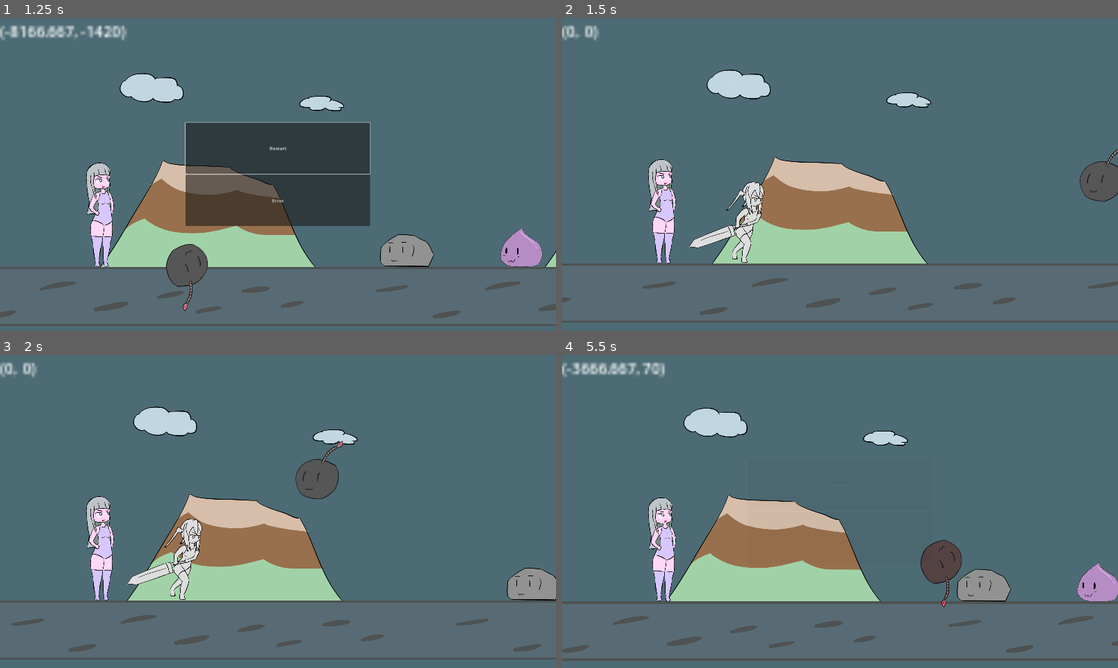
Above: before the commit, frames 1-4 (two rows, left to right).
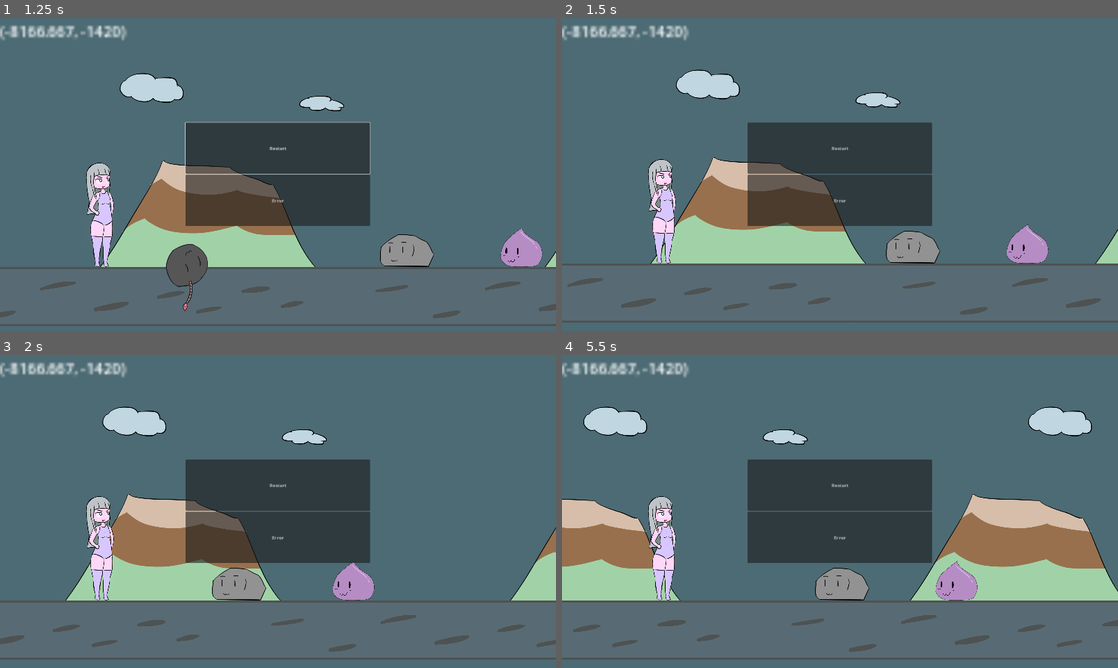
Above: after the commit, the same moments.

Repository: BeatMil/Animurun
Game: Godot game, scene res://Scenes/Forest.tscn
The game is run twice, just before and just after one commit, with the same random seed, the same clock (stepped at 60 frames per second) and the same inputs.
Inputs (mouse positions are in pixels of both pictures, inside the frame that each line leads up to):
- Up to frame 1 (1.25 s): hold D (move_right) from 0.53 s (still down); hold J (attack) from 0.53 s (still down); tap Space (jump) at 0.77 s
- Up to frame 2 (1.5 s): release D (move_right) at 1.25 s; release J (attack) at 1.25 s; click "Restart" at 1.25 s
- Up to frame 3 (2 s): no input
- Up to frame 4 (5.5 s): click (840, 536) at 2 s, where only the run after the commit has a clickable "Error"; click "Restart" at 2.75 s; click (840, 486) at 3.5 s, where only the run after the commit has a clickable "Restart"; click "Restart" at 4.25 s; hold D (move_right) from 5.03 s (still down); tap K (block) at 5.1 s; tap Space (jump) at 5.27 s

Frame 1 is identical in both runs. In frame 2, 21% of the frame differs, in the area x 0-100%, y 2-95%; in frame 3, 22%; in frame 4, 37%, in the area x 0-100%, y 2-98%.

Commit message:
Add pause_menu

Diff:
--- a/Scenes/Forest.tscn
+++ b/Scenes/Forest.tscn
@@ -22,7 +22,8 @@
 [ext_resource type="Texture2D" uid="uid://bc8aor20lysxc" path="res://Media/sprites/chiichan_dodge.png" id="18_cd6wo"]
 [ext_resource type="AudioStream" uid="uid://b030i7g3mmmse" path="res://Media/sfx/smol_jump.wav" id="18_vfpg0"]
 [ext_resource type="Script" path="res://scripts/Wall.gd" id="20_himey"]
-[ext_resource type="Script" path="res://scripts/DedMenu.gd" id="23_d47am"]
+[ext_resource type="PackedScene" uid="uid://crqfbet1r6xbr" path="res://Scenes/ded_menu.tscn" id="23_6ahis"]
+[ext_resource type="PackedScene" uid="uid://blolwrddpaefy" path="res://Scenes/pause_menu.tscn" id="24_vciyu"]
 
 [sub_resource type="GDScript" id="GDScript_t755h"]
 script/source = "extends ParallaxLayer
@@ -1198,67 +1199,6 @@
 "shake": SubResource("Animation_giwag")
 }
 
-[sub_resource type="Animation" id="Animation_sl5fl"]
-length = 0.001
-tracks/0/type = "value"
-tracks/0/imported = false
-tracks/0/enabled = true
-tracks/0/path = NodePath(".:modulate")
-tracks/0/interp = 1
-tracks/0/loop_wrap = true
-tracks/0/keys = {
-"times": PackedFloat32Array(0),
-"transitions": PackedFloat32Array(1),
-"update": 0,
-"values": [Color(1, 1, 1, 0)]
-}
-tracks/1/type = "value"
-tracks/1/imported = false
-tracks/1/enabled = true
-tracks/1/path = NodePath("VBoxContainer/HBoxContainer/BoxContainer2/RestartButton:disabled")
-tracks/1/interp = 1
-tracks/1/loop_wrap = true
-tracks/1/keys = {
-"times": PackedFloat32Array(0),
-"transitions": PackedFloat32Array(1),
-"update": 1,
-"values": [true]
-}
-
-[sub_resource type="Animation" id="Animation_e4stp"]
-resource_name = "fade_in"
-length = 0.3
-tracks/0/type = "value"
-tracks/0/imported = false
-tracks/0/enabled = true
-tracks/0/path = NodePath(".:modulate")
-tracks/0/interp = 1
-tracks/0/loop_wrap = true
-tracks/0/keys = {
-"times": PackedFloat32Array(0, 0.3),
-"transitions": PackedFloat32Array(1, 1),
-"update": 0,
-"values": [Color(1, 1, 1, 0), Color(1, 1, 1, 1)]
-}
-tracks/1/type = "value"
-tracks/1/imported = false
-tracks/1/enabled = true
-tracks/1/path = NodePath("VBoxContainer/HBoxContainer/BoxContainer2/RestartButton:disabled")
-tracks/1/interp = 1
-tracks/1/loop_wrap = true
-tracks/1/keys = {
-"times": PackedFloat32Array(0),
-"transitions": PackedFloat32Array(1),
-"update": 1,
-"values": [false]
-}
-
-[sub_resource type="AnimationLibrary" id="AnimationLibrary_astwt"]
-_data = {
-"RESET": SubResource("Animation_sl5fl"),
-"fade_in": SubResource("Animation_e4stp")
-}
-
 [node name="Forest" type="Node"]
 script = ExtResource("1_4e02h")
 
@@ -1388,68 +1328,11 @@
 
 [node name="CanvasLayer" type="CanvasLayer" parent="."]
 
-[node name="DedMenu" type="Control" parent="CanvasLayer"]
+[node name="DedMenu" parent="CanvasLayer" node_paths=PackedStringArray("pause_menu") instance=ExtResource("23_6ahis")]
 unique_name_in_owner = true
-modulate = Color(1, 1, 1, 0)
-layout_mode = 3
-anchors_preset = 15
-anchor_right = 1.0
-anchor_bottom = 1.0
-grow_horizontal = 2
-grow_vertical = 2
-script = ExtResource("23_d47am")
-metadata/_edit_lock_ = true
-
-[node name="VBoxContainer" type="VBoxContainer" parent="CanvasLayer/DedMenu"]
-layout_mode = 1
-anchors_preset = 15
-anchor_right = 1.0
-anchor_bottom = 1.0
-grow_horizontal = 2
-grow_vertical = 2
-metadata/_edit_lock_ = true
-
-[node name="VBoxContainer" type="VBoxContainer" parent="CanvasLayer/DedMenu/VBoxContainer"]
-layout_mode = 2
-size_flags_vertical = 3
-
-[node name="HBoxContainer" type="HBoxContainer" parent="CanvasLayer/DedMenu/VBoxContainer"]
-layout_mode = 2
-size_flags_vertical = 3
-
-[node name="BoxContainer" type="BoxContainer" parent="CanvasLayer/DedMenu/VBoxContainer/HBoxContainer"]
-layout_mode = 2
-size_flags_horizontal = 3
-
-[node name="BoxContainer2" type="VBoxContainer" parent="CanvasLayer/DedMenu/VBoxContainer/HBoxContainer"]
-layout_mode = 2
-size_flags_horizontal = 3
-
-[node name="RestartButton" type="Button" parent="CanvasLayer/DedMenu/VBoxContainer/HBoxContainer/BoxContainer2"]
-layout_mode = 2
-size_flags_horizontal = 3
-size_flags_vertical = 3
-disabled = true
-text = "Restart"
-
-[node name="Button2" type="Button" parent="CanvasLayer/DedMenu/VBoxContainer/HBoxContainer/BoxContainer2"]
-layout_mode = 2
-size_flags_horizontal = 3
-size_flags_vertical = 3
-text = "Error"
-
-[node name="BoxContainer3" type="BoxContainer" parent="CanvasLayer/DedMenu/VBoxContainer/HBoxContainer"]
-layout_mode = 2
-size_flags_horizontal = 3
-
-[node name="VBoxContainer3" type="VBoxContainer" parent="CanvasLayer/DedMenu/VBoxContainer"]
-layout_mode = 2
-size_flags_vertical = 3
-
-[node name="AnimationPlayer" type="AnimationPlayer" parent="CanvasLayer/DedMenu"]
-libraries = {
-"": SubResource("AnimationLibrary_astwt")
-}
+pause_menu = NodePath("../PauseMenu")
+
+[node name="PauseMenu" parent="CanvasLayer" instance=ExtResource("24_vciyu")]
 
 [node name="chiichan_velocity" type="Label" parent="CanvasLayer"]
 offset_left = -1.0
@@ -1473,5 +1356,4 @@
 [connection signal="animation_finished" from="Chiichan/AnimationPlayer" to="Chiichan" method="_on_animation_player_animation_finished"]
 [connection signal="body_entered" from="DedWalls/Wall" to="DedWalls/Wall" method="_on_body_entered"]
 [connection signal="body_entered" from="DedWalls/DedWallArea2D" to="DedWalls" method="_on_ded_wall_area_2d_body_entered"]
-[connection signal="pressed" from="CanvasLayer/DedMenu/VBoxContainer/HBoxContainer/BoxContainer2/RestartButton" to="CanvasLayer/DedMenu" method="_on_restart_button_pressed"]
 [connection signal="timeout" from="SpawnTimer" to="." method="_on_spawn_timer_timeout"]
--- /dev/null
+++ b/Scenes/ded_menu.tscn
@@ -0,0 +1,128 @@
+[gd_scene load_steps=5 format=3 uid="uid://crqfbet1r6xbr"]
+
+[ext_resource type="Script" path="res://scripts/DedMenu.gd" id="1_ifrm0"]
+
+[sub_resource type="Animation" id="Animation_sl5fl"]
+length = 0.001
+tracks/0/type = "value"
+tracks/0/imported = false
+tracks/0/enabled = true
+tracks/0/path = NodePath(".:modulate")
+tracks/0/interp = 1
+tracks/0/loop_wrap = true
+tracks/0/keys = {
+"times": PackedFloat32Array(0),
+"transitions": PackedFloat32Array(1),
+"update": 0,
+"values": [Color(1, 1, 1, 0)]
+}
+tracks/1/type = "value"
+tracks/1/imported = false
+tracks/1/enabled = true
+tracks/1/path = NodePath("VBoxContainer/HBoxContainer/BoxContainer2/RestartButton:disabled")
+tracks/1/interp = 1
+tracks/1/loop_wrap = true
+tracks/1/keys = {
+"times": PackedFloat32Array(0),
+"transitions": PackedFloat32Array(1),
+"update": 1,
+"values": [true]
+}
+
+[sub_resource type="Animation" id="Animation_e4stp"]
+resource_name = "fade_in"
+length = 0.3
+tracks/0/type = "value"
+tracks/0/imported = false
+tracks/0/enabled = true
+tracks/0/path = NodePath(".:modulate")
+tracks/0/interp = 1
+tracks/0/loop_wrap = true
+tracks/0/keys = {
+"times": PackedFloat32Array(0, 0.3),
+"transitions": PackedFloat32Array(1, 1),
+"update": 0,
+"values": [Color(1, 1, 1, 0), Color(1, 1, 1, 1)]
+}
+tracks/1/type = "value"
+tracks/1/imported = false
+tracks/1/enabled = true
+tracks/1/path = NodePath("VBoxContainer/HBoxContainer/BoxContainer2/RestartButton:disabled")
+tracks/1/interp = 1
+tracks/1/loop_wrap = true
+tracks/1/keys = {
+"times": PackedFloat32Array(0),
+"transitions": PackedFloat32Array(1),
+"update": 1,
+"values": [false]
+}
+
+[sub_resource type="AnimationLibrary" id="AnimationLibrary_astwt"]
+_data = {
+"RESET": SubResource("Animation_sl5fl"),
+"fade_in": SubResource("Animation_e4stp")
+}
+
+[node name="DedMenu" type="Control"]
+modulate = Color(1, 1, 1, 0)
+layout_mode = 3
+anchors_preset = 15
+anchor_right = 1.0
+anchor_bottom = 1.0
+grow_horizontal = 2
+grow_vertical = 2
+script = ExtResource("1_ifrm0")
+metadata/_edit_lock_ = true
+
+[node name="VBoxContainer" type="VBoxContainer" parent="."]
+layout_mode = 1
+anchors_preset = 15
+anchor_right = 1.0
+anchor_bottom = 1.0
+grow_horizontal = 2
+grow_vertical = 2
+metadata/_edit_lock_ = true
+
+[node name="VBoxContainer" type="VBoxContainer" parent="VBoxContainer"]
+layout_mode = 2
+size_flags_vertical = 3
+
+[node name="HBoxContainer" type="HBoxContainer" parent="VBoxContainer"]
+layout_mode = 2
+size_flags_vertical = 3
+
+[node name="BoxContainer" type="BoxContainer" parent="VBoxContainer/HBoxContainer"]
+layout_mode = 2
+size_flags_horizontal = 3
+
+[node name="BoxContainer2" type="VBoxContainer" parent="VBoxContainer/HBoxContainer"]
+layout_mode = 2
+size_flags_horizontal = 3
+
+[node name="RestartButton" type="Button" parent="VBoxContainer/HBoxContainer/BoxContainer2"]
+layout_mode = 2
+size_flags_horizontal = 3
+size_flags_vertical = 3
+disabled = true
+text = "Restart"
+
+[node name="Button2" type="Button" parent="VBoxContainer/HBoxContainer/BoxContainer2"]
+layout_mode = 2
+size_flags_horizontal = 3
+size_flags_vertical = 3
+text = "Error"
+
+[node name="BoxContainer3" type="BoxContainer" parent="VBoxContainer/HBoxContainer"]
+layout_mode = 2
+size_flags_horizontal = 3
+
+[node name="VBoxContainer3" type="VBoxContainer" parent="VBoxContainer"]
+layout_mode = 2
+size_flags_vertical = 3
+
+[node name="AnimationPlayer" type="AnimationPlayer" parent="."]
+libraries = {
+"": SubResource("AnimationLibrary_astwt")
+}
+
+[connection signal="pressed" from="VBoxContainer/HBoxContainer/BoxContainer2/RestartButton" to="." method="_on_restart_button_pressed"]
--- /dev/null
+++ b/Scenes/pause_menu.tscn
@@ -0,0 +1,192 @@
+[gd_scene load_steps=8 format=3 uid="uid://blolwrddpaefy"]
+
+[ext_resource type="Script" path="res://scripts/PauseMenu.gd" id="1_j44sf"]
+[ext_resource type="AudioStream" uid="uid://dxulyiqmehvub" path="res://Media/sfx/pause1.wav" id="2_22ag8"]
+[ext_resource type="AudioStream" uid="uid://c20hxyixtqkio" path="res://Media/sfx/pause2.wav" id="3_3p075"]
+
+[sub_resource type="Animation" id="Animation_sl5fl"]
+length = 0.001
+tracks/0/type = "value"
+tracks/0/imported = false
+tracks/0/enabled = true
+tracks/0/path = NodePath(".:modulate")
+tracks/0/interp = 1
+tracks/0/loop_wrap = true
+tracks/0/keys = {
+"times": PackedFloat32Array(0),
+"transitions": PackedFloat32Array(1),
+"update": 0,
+"values": [Color(1, 1, 1, 0)]
+}
+tracks/1/type = "value"
+tracks/1/imported = false
+tracks/1/enabled = true
+tracks/1/path = NodePath("VBoxContainer/HBoxContainer/BoxContainer2/RestartButton:disabled")
+tracks/1/interp = 1
+tracks/1/loop_wrap = true
+tracks/1/keys = {
+"times": PackedFloat32Array(0),
+"transitions": PackedFloat32Array(1),
+"update": 1,
+"values": [true]
+}
+
+[sub_resource type="Animation" id="Animation_e4stp"]
+resource_name = "pause"
+length = 0.1
+tracks/0/type = "value"
+tracks/0/imported = false
+tracks/0/enabled = true
+tracks/0/path = NodePath(".:modulate")
+tracks/0/interp = 1
+tracks/0/loop_wrap = true
+tracks/0/keys = {
+"times": PackedFloat32Array(0),
+"transitions": PackedFloat32Array(1),
+"update": 0,
+"values": [Color(1, 1, 1, 1)]
+}
+tracks/1/type = "value"
+tracks/1/imported = false
+tracks/1/enabled = true
+tracks/1/path = NodePath("VBoxContainer/HBoxContainer/BoxContainer2/RestartButton:disabled")
+tracks/1/interp = 1
+tracks/1/loop_wrap = true
+tracks/1/keys = {
+"times": PackedFloat32Array(0),
+"transitions": PackedFloat32Array(1),
+"update": 1,
+"values": [false]
+}
+tracks/2/type = "audio"
+tracks/2/imported = false
+tracks/2/enabled = true
+tracks/2/path = NodePath("AnimationPlayer/AudioStreamPlayer")
+tracks/2/interp = 1
+tracks/2/loop_wrap = true
+tracks/2/keys = {
+"clips": [{
+"end_offset": 0.0,
+"start_offset": 0.0,
+"stream": ExtResource("2_22ag8")
+}],
+"times": PackedFloat32Array(0)
+}
+tracks/2/use_blend = true
+
+[sub_resource type="Animation" id="Animation_prbc2"]
+resource_name = "unpause"
+length = 0.1
+tracks/0/type = "value"
+tracks/0/imported = false
+tracks/0/enabled = true
+tracks/0/path = NodePath(".:modulate")
+tracks/0/interp = 1
+tracks/0/loop_wrap = true
+tracks/0/keys = {
+"times": PackedFloat32Array(0),
+"transitions": PackedFloat32Array(1),
+"update": 0,
+"values": [Color(1, 1, 1, 0)]
+}
+tracks/1/type = "value"
+tracks/1/imported = false
+tracks/1/enabled = true
+tracks/1/path = NodePath("VBoxContainer/HBoxContainer/BoxContainer2/RestartButton:disabled")
+tracks/1/interp = 1
+tracks/1/loop_wrap = true
+tracks/1/keys = {
+"times": PackedFloat32Array(0),
+"transitions": PackedFloat32Array(1),
+"update": 1,
+"values": [true]
+}
+tracks/2/type = "audio"
+tracks/2/imported = false
+tracks/2/enabled = true
+tracks/2/path = NodePath("AnimationPlayer/AudioStreamPlayer")
+tracks/2/interp = 1
+tracks/2/loop_wrap = true
+tracks/2/keys = {
+"clips": [{
+"end_offset": 0.0,
+"start_offset": 0.0,
+"stream": ExtResource("3_3p075")
+}],
+"times": PackedFloat32Array(0)
+}
+tracks/2/use_blend = true
+
+[sub_resource type="AnimationLibrary" id="AnimationLibrary_astwt"]
+_data = {
+"RESET": SubResource("Animation_sl5fl"),
+"pause": SubResource("Animation_e4stp"),
+"unpause": SubResource("Animation_prbc2")
+}
+
+[node name="PauseMenu" type="Control"]
+process_mode = 3
+modulate = Color(1, 1, 1, 0)
+layout_mode = 3
+anchors_preset = 15
+anchor_right = 1.0
+anchor_bottom = 1.0
+grow_horizontal = 2
+grow_vertical = 2
+script = ExtResource("1_j44sf")
+metadata/_edit_lock_ = true
+
+[node name="VBoxContainer" type="VBoxContainer" parent="."]
+layout_mode = 1
+anchors_preset = 15
+anchor_right = 1.0
+anchor_bottom = 1.0
+grow_horizontal = 2
+grow_vertical = 2
+metadata/_edit_lock_ = true
+
+[node name="VBoxContainer" type="VBoxContainer" parent="VBoxContainer"]
+layout_mode = 2
+size_flags_vertical = 3
+
+[node name="HBoxContainer" type="HBoxContainer" parent="VBoxContainer"]
+layout_mode = 2
+size_flags_vertical = 3
+
+[node name="BoxContainer" type="BoxContainer" parent="VBoxContainer/HBoxContainer"]
+layout_mode = 2
+size_flags_horizontal = 3
+
+[node name="BoxContainer2" type="VBoxContainer" parent="VBoxContainer/HBoxContainer"]
+layout_mode = 2
+size_flags_horizontal = 3
+
+[node name="RestartButton" type="Button" parent="VBoxContainer/HBoxContainer/BoxContainer2"]
+layout_mode = 2
+size_flags_horizontal = 3
+size_flags_vertical = 3
+disabled = true
+text = "Restart"
+
+[node name="Button2" type="Button" parent="VBoxContainer/HBoxContainer/BoxContainer2"]
+layout_mode = 2
+size_flags_horizontal = 3
+size_flags_vertical = 3
+text = "Error"
+
+[node name="BoxContainer3" type="BoxContainer" parent="VBoxContainer/HBoxContainer"]
+layout_mode = 2
+size_flags_horizontal = 3
+
+[node name="VBoxContainer3" type="VBoxContainer" parent="VBoxContainer"]
+layout_mode = 2
+size_flags_vertical = 3
+
+[node name="AnimationPlayer" type="AnimationPlayer" parent="."]
+libraries = {
+"": SubResource("AnimationLibrary_astwt")
+}
+
+[node name="AudioStreamPlayer" type="AudioStreamPlayer" parent="AnimationPlayer"]
+
+[connection signal="pressed" from="VBoxContainer/HBoxContainer/BoxContainer2/RestartButton" to="." method="_on_restart_button_pressed"]
--- a/scripts/DedMenu.gd
+++ b/scripts/DedMenu.gd
@@ -1,4 +1,7 @@
 extends Control
+
+
+@export var pause_menu: Node
 
 
 func _on_restart_button_pressed():
@@ -8,3 +11,4 @@
 func show_menu():
 	$"AnimationPlayer".play("fade_in")
 	$"VBoxContainer/HBoxContainer/BoxContainer2/RestartButton".grab_focus()
+	pause_menu.is_pausable = false
--- /dev/null
+++ b/scripts/PauseMenu.gd
@@ -0,0 +1,19 @@
+extends Control
+
+
+var is_pausable = true
+
+
+func _input(event):
+	if event.is_action_pressed("ui_cancel") and is_pausable:
+		get_tree().paused = !get_tree().paused
+		if get_tree().paused:
+			$"AnimationPlayer".play("pause")
+			$"VBoxContainer/HBoxContainer/BoxContainer2/RestartButton".grab_focus()
+		else:
+			$"AnimationPlayer".play("unpause")
+
+
+func _on_restart_button_pressed():
+	get_tree().change_scene_to_file("res://Scenes/Forest.tscn")
+	get_tree().paused = false
Not shown: 1 places in Scenes/Forest.tscn that only renumber resources
